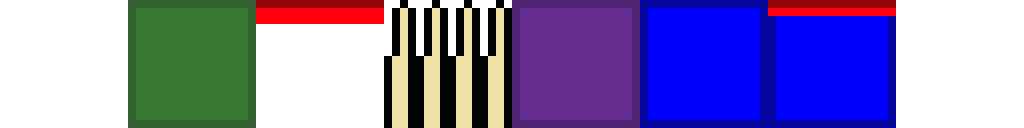
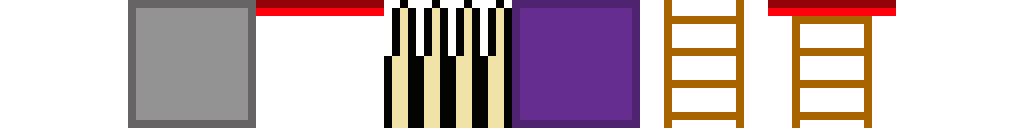
Revision of a layered 1024x128 image; what changed, layer by layer:
painted on "Rectangle 3" over [256, 8, 896, 24]
painted on "Rectangle 4" over [128, 0, 256, 128]
renamed "LadderOneWayTop" to "Rectangle 5 copy", painted on it over [768, 16, 896, 128]
painted on "Rectangle 5" over [640, 0, 768, 128]
